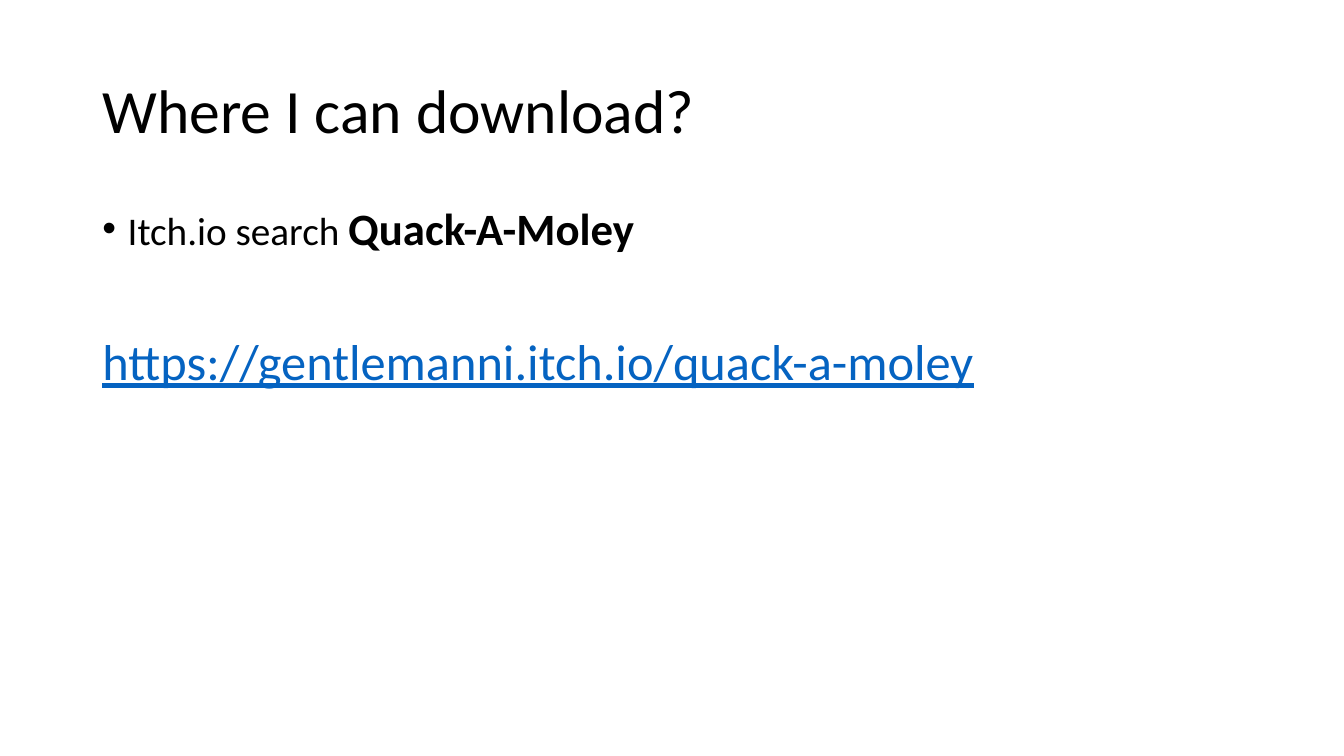
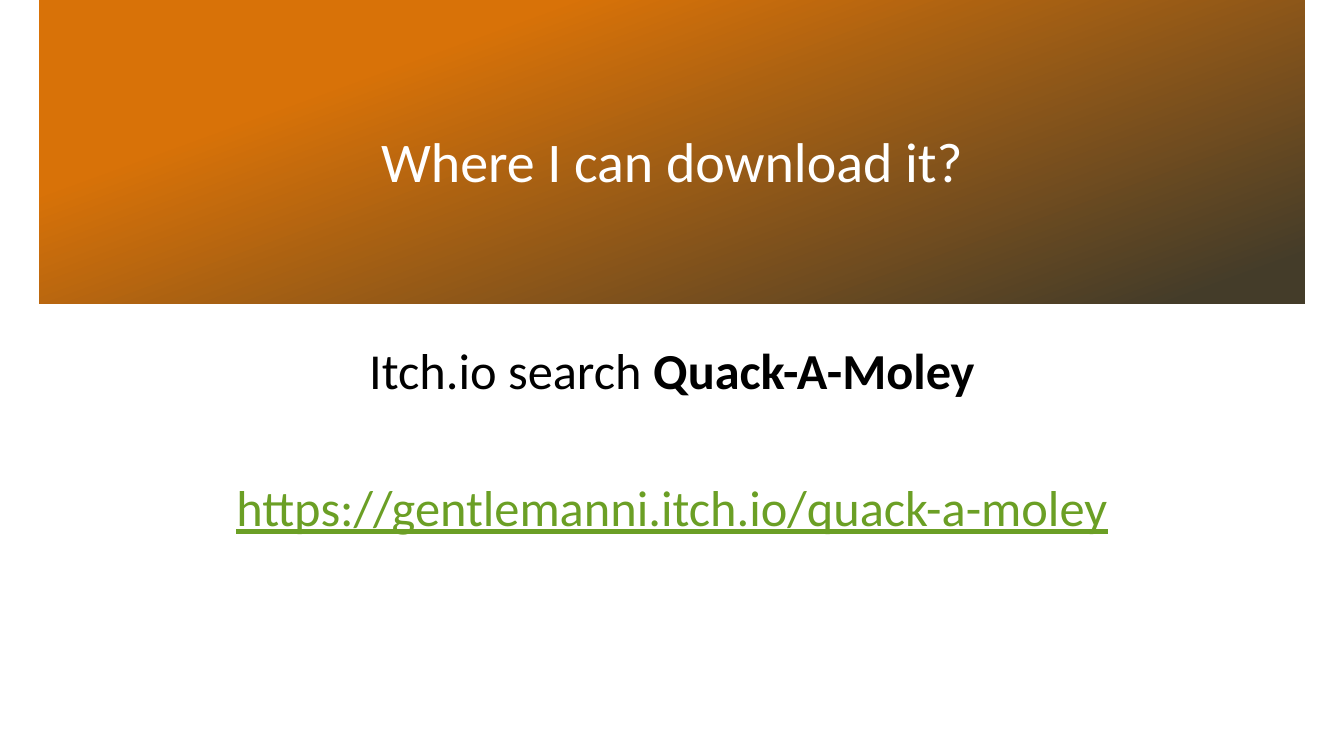
Before and after one commit to L5478/JamDev, a slide deck: slide 5 of Quack-A-Moley.pptx. Drawn at 1344x756 pixels with LibreOffice and Linux fonts; fonts in the diff are those of the drawing; background and template pictures are left out. Boxes give left, top, right and bottom in pixels: in the first picture for what was removed or moved away, otherwise in the second. Text is boxed around its words. In the diff, an @@ line names an element or a change of style, - is before the commit and + after.

```diff
--- a/Quack-A-Moley.pptx
+++ b/Quack-A-Moley.pptx
@@ rectangle added at [39,0,1306,303], fill gradient #D87208 to #443C29 @@
@@ title at [381,143,962,183]: text changed; size 44 to 40 pt; text colour #000000 to #FFFFFF @@
-Where I can download?
+Where I can download it?
@@ text "Itch.io search Quack-A-Moley": place and size @@
-text "Itch.io search Quack-A-Moley" at [102,213,973,389]
+text "Itch.io search Quack-A-Moley" at [236,353,1107,535]
@@ text "Itch.io search Quack-A-Moley" at [236,353,1107,535]: size 28 to 36 pt in "Itch.io search"; size 32 to 36 pt in "Quack-A-Moley"; text colour #0563C1 to #6B9F25 in "https://gentlemanni.itch.io/quack-a-moley"; alignment left to centre; bullet • to none @@
```
Also in this commit, not shown: 4 other slides changed.
